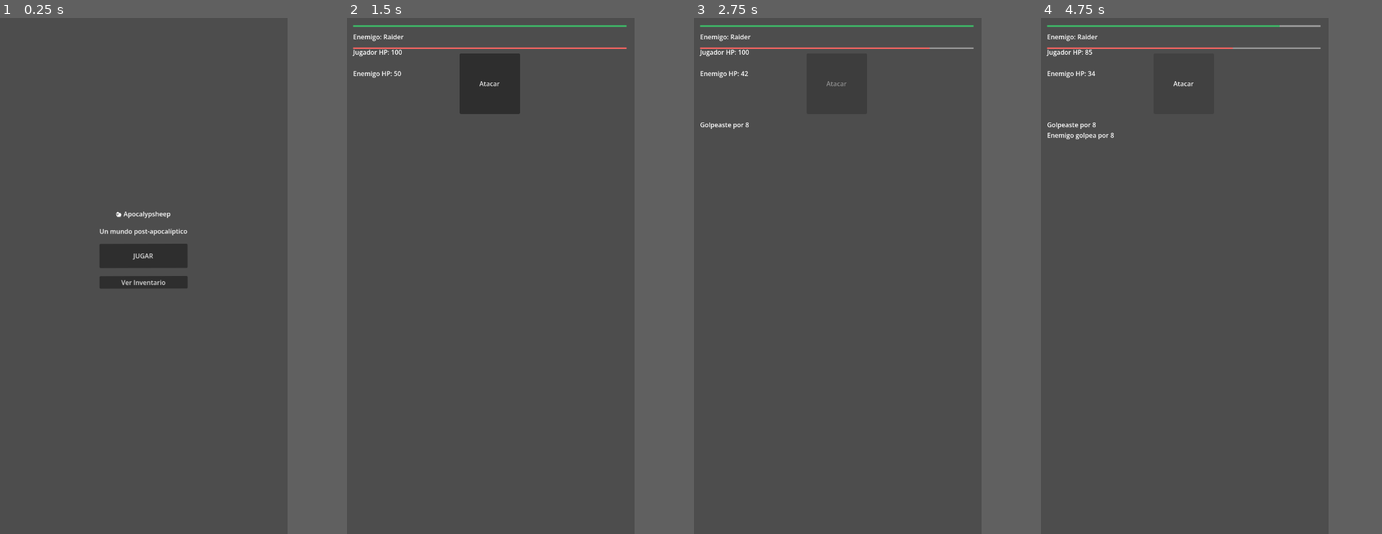
Above: before the commit, frames 1-4 (left to right).
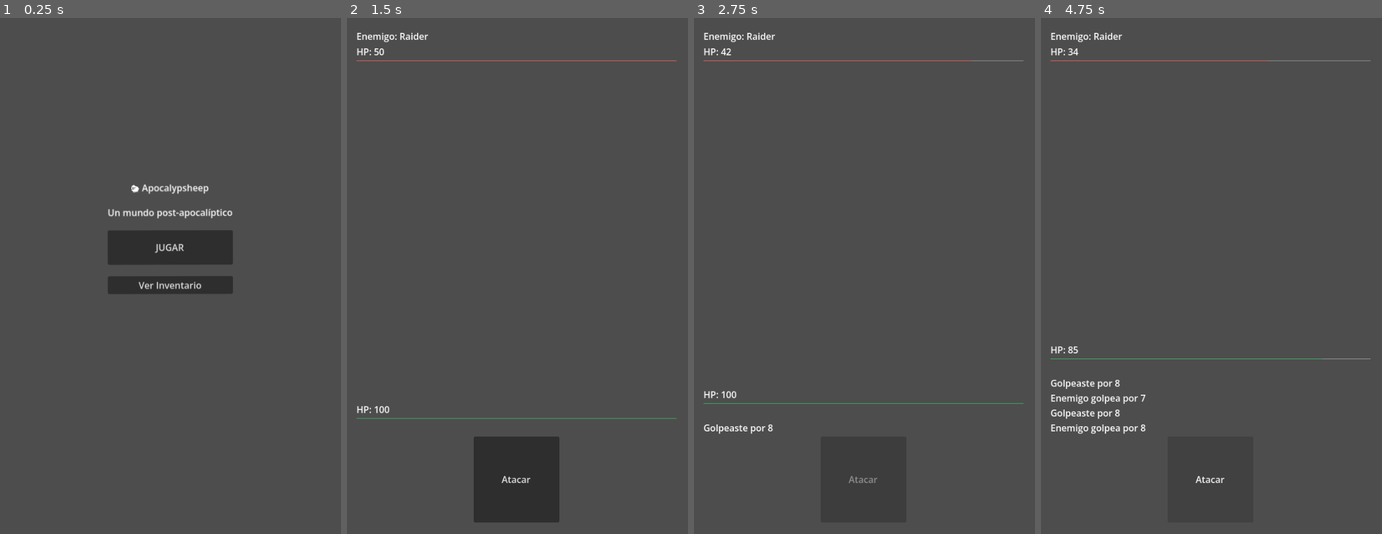
Above: after the commit, the same moments.

Repository: MirandaFrancoCBA/apocalypsheep
Game: Godot game, scene res://scenes/main_menu.tscn
Two runs of this game, one before a commit and one after it. Both use one fixed random seed, a clock stepped at 60 frames per second and the inputs below.
Inputs:
- Up to frame 1 (0.25 s): no input
- Up to frame 2 (1.5 s): click "JUGAR" at 0.5 s; click "Ciudad destruida" at 1.25 s
- Up to frame 3 (2.75 s): click "Atacar" at 2 s
- Up to frame 4 (4.75 s): tap Enter at 2.75 s; click "Atacar" at 3.5 s; tap Space at 4.25 s
In our replay, the window is 450x800 before the commit and 533x800 after it. These sizes can differ from the game's own. Grey fills any space a smaller window leaves; there, only what the larger window draws over its background counts as a difference.

The runs differ from the first frame. In frame 1, 3.2% of the frame differs, in the area x 29-69%, y 32-54%; in frame 2, 7.7%, in the area x 1-97%, y 1-98%; in frame 3, 1.6%; in frame 4, 2.3%.

Commit message:
Feat: nuevo combat_system

Diff:
--- a/project.godot
+++ b/project.godot
@@ -24,8 +24,8 @@
 
 [display]
 
-window/size/viewport_width=720
-window/size/viewport_height=1280
+window/size/viewport_width=600
+window/size/viewport_height=900
 window/stretch/mode="viewport"
 
 [physics]
--- a/scenes/combat_screen.tscn
+++ b/scenes/combat_screen.tscn
@@ -1,18 +1,18 @@
 [gd_scene format=3 uid="uid://0i2x3dwpfwj6"]
 
 [ext_resource type="Script" uid="uid://0g3li3luseua" path="res://scripts/ui/combat_screen.gd" id="1_icss1"]
+
+[sub_resource type="StyleBoxFlat" id="StyleBoxFlat_uvqtf"]
+
+[sub_resource type="StyleBoxFlat" id="StyleBoxFlat_42k13"]
+bg_color = Color(0.95323414, 0.39075476, 0.38226333, 1)
 
 [sub_resource type="StyleBoxFlat" id="StyleBoxFlat_icss1"]
 
 [sub_resource type="StyleBoxFlat" id="StyleBoxFlat_032jr"]
 bg_color = Color(0.24662805, 0.70213753, 0.40214536, 1)
 
-[sub_resource type="StyleBoxFlat" id="StyleBoxFlat_uvqtf"]
-
-[sub_resource type="StyleBoxFlat" id="StyleBoxFlat_42k13"]
-bg_color = Color(0.95323414, 0.39075476, 0.38226333, 1)
-
-[node name="CombatScreen" type="Control" unique_id=844330171]
+[node name="CombatScreen" type="Control" unique_id=844330171 node_paths=PackedStringArray("player_container", "enemy_container", "label_player_hp", "player_hp_bar", "label_enemy", "label_enemy_hp", "enemy_hp_bar", "button_attack", "label_result")]
 layout_mode = 3
 anchors_preset = 15
 anchor_right = 1.0
@@ -20,6 +20,15 @@
 grow_horizontal = 2
 grow_vertical = 2
 script = ExtResource("1_icss1")
+player_container = NodePath("MarginContainer/VBoxContainer/ArenaSection/HBoxContainer/PlayerContainer")
+enemy_container = NodePath("MarginContainer/VBoxContainer/ArenaSection/HBoxContainer/EnemyContainer")
+label_player_hp = NodePath("MarginContainer/VBoxContainer/PlayerSection/LabelPlayerHP")
+player_hp_bar = NodePath("MarginContainer/VBoxContainer/PlayerSection/PlayerHPBar")
+label_enemy = NodePath("MarginContainer/VBoxContainer/EnemySection/LabelEnemy")
+label_enemy_hp = NodePath("MarginContainer/VBoxContainer/EnemySection/LabelEnemyHP")
+enemy_hp_bar = NodePath("MarginContainer/VBoxContainer/EnemySection/EnemyHPBar")
+button_attack = NodePath("MarginContainer/VBoxContainer/PlayerSection/CenterContainer/ButtonAttack")
+label_result = NodePath("MarginContainer/VBoxContainer/PlayerSection/LabelResult")
 
 [node name="MarginContainer" type="MarginContainer" parent="." unique_id=1555668808]
 layout_mode = 1
@@ -35,27 +44,57 @@
 
 [node name="VBoxContainer" type="VBoxContainer" parent="MarginContainer" unique_id=840649750]
 layout_mode = 2
-theme_override_constants/separation = 15
+theme_override_constants/separation = 30
 
-[node name="PlayerContainer" type="Control" parent="MarginContainer/VBoxContainer" unique_id=1197238035]
+[node name="EnemySection" type="VBoxContainer" parent="MarginContainer/VBoxContainer" unique_id=1494593958]
+layout_mode = 2
+size_flags_vertical = 0
+
+[node name="LabelEnemy" type="Label" parent="MarginContainer/VBoxContainer/EnemySection" unique_id=2073394795]
 layout_mode = 2
 
-[node name="LabelPlayerHP" type="Label" parent="MarginContainer/VBoxContainer/PlayerContainer" unique_id=1411385085]
+[node name="LabelEnemyHP" type="Label" parent="MarginContainer/VBoxContainer/EnemySection" unique_id=1800026567]
+layout_mode = 2
+
+[node name="EnemyHPBar" type="ProgressBar" parent="MarginContainer/VBoxContainer/EnemySection" unique_id=1154476836]
+layout_mode = 2
+theme_override_styles/background = SubResource("StyleBoxFlat_uvqtf")
+theme_override_styles/fill = SubResource("StyleBoxFlat_42k13")
+step = 1.0
+show_percentage = false
+
+[node name="ArenaSection" type="Control" parent="MarginContainer/VBoxContainer" unique_id=1706300991]
+layout_mode = 2
+size_flags_vertical = 3
+
+[node name="HBoxContainer" type="HBoxContainer" parent="MarginContainer/VBoxContainer/ArenaSection" unique_id=1194873249]
 layout_mode = 0
-offset_top = 53.0
-offset_right = 680.0
-offset_bottom = 76.0
+offset_right = 40.0
+offset_bottom = 40.0
 
-[node name="PlayerHPBar" type="ProgressBar" parent="MarginContainer/VBoxContainer/PlayerContainer" unique_id=1577161083]
-layout_mode = 1
-anchors_preset = 14
-anchor_top = 0.5
-anchor_right = 1.0
-anchor_bottom = 0.5
-offset_top = -2.0
-offset_bottom = 2.0
-grow_horizontal = 2
-grow_vertical = 2
+[node name="PlayerContainer" type="Control" parent="MarginContainer/VBoxContainer/ArenaSection/HBoxContainer" unique_id=1197238035]
+layout_mode = 2
+size_flags_horizontal = 4
+size_flags_vertical = 4
+
+[node name="Spacer" type="HBoxContainer" parent="MarginContainer/VBoxContainer/ArenaSection/HBoxContainer" unique_id=228936247]
+layout_mode = 2
+size_flags_horizontal = 2
+
+[node name="EnemyContainer" type="Control" parent="MarginContainer/VBoxContainer/ArenaSection/HBoxContainer" unique_id=1831012932]
+layout_mode = 2
+size_flags_horizontal = 4
+size_flags_vertical = 4
+
+[node name="PlayerSection" type="VBoxContainer" parent="MarginContainer/VBoxContainer" unique_id=1467062514]
+layout_mode = 2
+size_flags_vertical = 8
+
+[node name="LabelPlayerHP" type="Label" parent="MarginContainer/VBoxContainer/PlayerSection" unique_id=1411385085]
+layout_mode = 2
+
+[node name="PlayerHPBar" type="ProgressBar" parent="MarginContainer/VBoxContainer/PlayerSection" unique_id=1577161083]
+layout_mode = 2
 theme_override_colors/font_color = Color(0.95, 0.95, 0.95, 1)
 theme_override_colors/font_outline_color = Color(0, 0, 0, 1)
 theme_override_styles/background = SubResource("StyleBoxFlat_icss1")
@@ -63,40 +102,16 @@
 step = 1.0
 show_percentage = false
 
-[node name="LabelEnemy" type="Label" parent="MarginContainer/VBoxContainer" unique_id=2073394795]
+[node name="LabelResult" type="Label" parent="MarginContainer/VBoxContainer/PlayerSection" unique_id=771717333]
 layout_mode = 2
 
-[node name="EnemyContainer" type="Control" parent="MarginContainer/VBoxContainer" unique_id=1831012932]
+[node name="CenterContainer" type="CenterContainer" parent="MarginContainer/VBoxContainer/PlayerSection" unique_id=1536895560]
 layout_mode = 2
 
-[node name="LabelEnemyHP" type="Label" parent="MarginContainer/VBoxContainer/EnemyContainer" unique_id=1800026567]
-layout_mode = 0
-offset_top = 53.0
-offset_right = 680.0
-offset_bottom = 76.0
-
-[node name="EnemyHPBar" type="ProgressBar" parent="MarginContainer/VBoxContainer/EnemyContainer" unique_id=1154476836]
-layout_mode = 1
-anchors_preset = 14
-anchor_top = 0.5
-anchor_right = 1.0
-anchor_bottom = 0.5
-offset_top = -0.5
-offset_bottom = 3.5
-grow_horizontal = 2
-grow_vertical = 2
-theme_override_styles/background = SubResource("StyleBoxFlat_uvqtf")
-theme_override_styles/fill = SubResource("StyleBoxFlat_42k13")
-step = 1.0
-show_percentage = false
-
-[node name="ButtonAttack" type="Button" parent="MarginContainer/VBoxContainer" unique_id=1997688783]
+[node name="ButtonAttack" type="Button" parent="MarginContainer/VBoxContainer/PlayerSection/CenterContainer" unique_id=1997688783]
 custom_minimum_size = Vector2(150, 150)
 layout_mode = 2
 size_flags_horizontal = 4
 text = "Atacar"
 
-[node name="LabelResult" type="Label" parent="MarginContainer/VBoxContainer" unique_id=771717333]
-layout_mode = 2
-
-[connection signal="pressed" from="MarginContainer/VBoxContainer/ButtonAttack" to="." method="_on_button_attack_pressed"]
+[connection signal="pressed" from="MarginContainer/VBoxContainer/PlayerSection/CenterContainer/ButtonAttack" to="." method="_on_button_attack_pressed"]
--- a/scripts/core/combat_system.gd
+++ b/scripts/core/combat_system.gd
@@ -1,5 +1,5 @@
+# scripts/core/combat_system.gd
 extends Node
-
 class_name CombatSystem
 
 var rng = RandomNumberGenerator.new()
@@ -10,6 +10,9 @@
 func _init():
 	rng.randomize()
 
+# ─────────────────────────────────────────
+# PLAYER ATTACK
+# ─────────────────────────────────────────
 func player_attack(player: Player, enemy: Enemy) -> Dictionary:
 	var variation = int(player.damage * 0.2)
 	var damage = player.damage + rng.randi_range(-variation, variation)
@@ -20,7 +23,7 @@
 	if is_crit:
 		damage = int(damage * CRIT_MULTIPLIER)
 
-	enemy.hp -= damage
+	enemy.take_damage(damage)
 
 	if is_crit:
 		print("Jugador pega:", damage, "💥 CRIT!")
@@ -32,6 +35,9 @@
 		"is_crit": is_crit
 	}
 
+# ─────────────────────────────────────────
+# ENEMY ATTACK
+# ─────────────────────────────────────────
 func enemy_attack(player: Player, enemy: Enemy) -> Dictionary:
 	var variation = int(enemy.damage * 0.2)
 	var damage = enemy.damage + rng.randi_range(-variation, variation)
@@ -42,7 +48,7 @@
 	if is_crit:
 		damage = int(damage * CRIT_MULTIPLIER)
 
-	player.hp -= damage
+	player.take_damage(damage)
 
 	if is_crit:
 		print("Enemigo pega:", damage, "💥 CRIT!")
@@ -54,5 +60,8 @@
 		"is_crit": is_crit
 	}
 
+# ─────────────────────────────────────────
+# CRÍTICO
+# ─────────────────────────────────────────
 func _is_critical() -> bool:
 	return rng.randi_range(1, 100) <= CRIT_CHANCE
--- a/scripts/core/enemy.gd
+++ b/scripts/core/enemy.gd
@@ -1,18 +1,40 @@
 # scripts/core/enemy.gd
 extends Resource
-
 class_name Enemy
 
-var id: String
-var name: String
-var hp: int
-var damage: int
+var id: String = ""
+var name: String = "Enemy"
 
+var hp: int = 1
+var max_hp: int = 1
+var damage: int = 1
 
-func from_dict(data: Dictionary) -> Enemy:
-    var e = Enemy.new()
-    e.id = data.get("id", "")
-    e.name = data.get("name", "Enemy")
-    e.hp = data.get("hp", 10)
-    e.damage = data.get("damage", 1)
-    return e
+# ─────────────────────────────────────────
+# FACTORY
+# ─────────────────────────────────────────
+static func from_dict(data: Dictionary) -> Enemy:
+	var e = Enemy.new()
+
+	e.id     = data.get("id", "")
+	e.name   = data.get("name", "Enemy")
+
+	e.hp     = data.get("hp", 10)
+	e.max_hp = e.hp   # 🔥 clave para barras
+
+	e.damage = data.get("damage", 1)
+
+	return e
+
+# ─────────────────────────────────────────
+# UTILIDADES
+# ─────────────────────────────────────────
+func take_damage(amount: int) -> void:
+	hp = max(hp - amount, 0)
+
+func is_alive() -> bool:
+	return hp > 0
+
+func debug_string() -> String:
+	return "[Enemy] %s HP: %s/%s | DMG: %s" % [
+		name, hp, max_hp, damage
+	]
--- a/scripts/core/player.gd
+++ b/scripts/core/player.gd
@@ -1,23 +1,65 @@
 # scripts/core/player.gd
 extends Resource
-
 class_name Player
 
-var hp: int
-var damage: int
+# ─────────────────────────────────────────
+# STATS BASE
+# ─────────────────────────────────────────
+var hp: int = 1
+var max_hp: int = 1
+var damage: int = 1
 
+# ─────────────────────────────────────────
+# META
+# ─────────────────────────────────────────
+var level: int = 1
+var xp: int = 0
+
+# ─────────────────────────────────────────
+# EQUIPO
+# ─────────────────────────────────────────
+var equipped_weapon: Dictionary = {}  # ⚠️ nunca null
+
+# ─────────────────────────────────────────
+# FACTORY
+# ─────────────────────────────────────────
 static func from_game_manager() -> Player:
 	var data = GameManager.get_player_data()
 
 	var p = Player.new()
-	p.hp = data["hp"]
 
-	var base_damage = data["damage"]
-	var weapon = GameManager.get_equipped_weapon()
+	# 🧠 stats base
+	p.hp     = data.get("hp", 1)
+	p.max_hp = data.get("max_hp", p.hp)
+	p.damage = data.get("damage", 1)
 
+	# 📈 meta
+	p.level  = data.get("level", 1)
+	p.xp     = data.get("xp", 0)
+
+	# 🗡️ equipo (evita null)
+	var weapon = data.get("equipped_weapon")
 	if weapon != null:
-		base_damage += weapon.get("damage", 0)
-
-	p.damage = base_damage
+		p.equipped_weapon = weapon
+		p.damage += weapon.get("damage", 0)
+	else:
+		p.equipped_weapon = {}
 
 	return p
+
+# ─────────────────────────────────────────
+# UTILIDADES
+# ─────────────────────────────────────────
+func take_damage(amount: int) -> void:
+	hp = max(hp - amount, 0)
+
+func heal(amount: int) -> void:
+	hp = min(hp + amount, max_hp)
+
+func is_alive() -> bool:
+	return hp > 0
+
+func debug_string() -> String:
+	return "[Player] HP: %s/%s | DMG: %s | LVL: %s" % [
+		hp, max_hp, damage, level
+	]
--- a/scripts/ui/combat_screen.gd
+++ b/scripts/ui/combat_screen.gd
@@ -1,31 +1,64 @@
-# scripts/ui/combat_screen.gd
 extends Control
 
-@onready var label_enemy      = $MarginContainer/VBoxContainer/LabelEnemy
-@onready var label_enemy_hp   = $MarginContainer/VBoxContainer/EnemyContainer/LabelEnemyHP
-@onready var label_player_hp  = $MarginContainer/VBoxContainer/PlayerContainer/LabelPlayerHP
-@onready var button_attack    = $MarginContainer/VBoxContainer/ButtonAttack
-@onready var label_result     = $MarginContainer/VBoxContainer/LabelResult
-@onready var player_container = $MarginContainer/VBoxContainer/PlayerContainer
-@onready var enemy_container  = $MarginContainer/VBoxContainer/EnemyContainer
-@onready var player_hp_bar = $MarginContainer/VBoxContainer/PlayerContainer/PlayerHPBar
-@onready var enemy_hp_bar  = $MarginContainer/VBoxContainer/EnemyContainer/EnemyHPBar
-
-var player
-var enemy
-var combat_finished = false
-
-var combat_system = CombatSystem.new()
-
+# ─────────────────────────────────────────
+# EXPORTS (asignás desde el editor)
+# ─────────────────────────────────────────
+@export var player_container: Control
+@export var enemy_container: Control
+
+@export var label_player_hp: Label
+@export var player_hp_bar: ProgressBar
+
+@export var label_enemy: Label
+@export var label_enemy_hp: Label
+@export var enemy_hp_bar: ProgressBar
+
+@export var button_attack: Button
+@export var label_result: Label
+
+# ─────────────────────────────────────────
+# ESTADO
+# ─────────────────────────────────────────
+var player: Player
+var enemy: Enemy
+var combat_finished := false
+
+var combat_system := CombatSystem.new()
+
+# ─────────────────────────────────────────
+# READY
+# ─────────────────────────────────────────
 func _ready() -> void:
 	print("[Combat] Iniciado")
+
+	_validate_nodes()
 	_setup_combat()
 
+# ─────────────────────────────────────────
+# VALIDACIÓN (anti errores silenciosos)
+# ─────────────────────────────────────────
+func _validate_nodes() -> void:
+	var nodes = [
+		player_container, enemy_container,
+		label_player_hp, player_hp_bar,
+		label_enemy, label_enemy_hp, enemy_hp_bar,
+		button_attack, label_result
+	]
+
+	for n in nodes:
+		if n == null:
+			push_error("[CombatScreen] Nodo no asignado en inspector")
+
+# ─────────────────────────────────────────
+# SETUP
+# ─────────────────────────────────────────
 func _setup_combat() -> void:
 	player = Player.from_game_manager()
 	enemy = _generate_enemy()
+
+	# HP Bars
 	player_hp_bar.min_value = 0
-	player_hp_bar.max_value = player.hp
+	player_hp_bar.max_value = player.max_hp
 	player_hp_bar.value = player.hp
 
 	enemy_hp_bar.min_value = 0
@@ -33,11 +66,144 @@
 	enemy_hp_bar.value = enemy.hp
 
 	label_enemy.text = "Enemigo: " + enemy.name
+
 	_update_ui()
 
-func _generate_enemy():
+# ─────────────────────────────────────────
+# UI
+# ─────────────────────────────────────────
+func _update_ui() -> void:
+	player.hp = max(player.hp, 0)
+	enemy.hp = max(enemy.hp, 0)
+
+	label_player_hp.text = "HP: " + str(player.hp)
+	label_enemy_hp.text  = "HP: " + str(enemy.hp)
+
+	player_hp_bar.value = player.hp
+	enemy_hp_bar.value  = enemy.hp
+
+# ─────────────────────────────────────────
+# INPUT
+# ─────────────────────────────────────────
+func _on_button_attack_pressed() -> void:
+	if combat_finished:
+		return
+
+	button_attack.disabled = true
+
+	await _player_turn()
+
+	if not enemy.is_alive():
+		_end_combat("victory")
+		return
+
+	await get_tree().create_timer(0.6).timeout
+
+	await _enemy_turn()
+
+	if player.hp <= 0:
+		_end_combat("defeat")
+		return
+
+	button_attack.disabled = false
+
+# ─────────────────────────────────────────
+# TURNOS (Clean separation)
+# ─────────────────────────────────────────
+func _player_turn() -> void:
+	var result = combat_system.player_attack(player, enemy)
+
+	await _flash(enemy_container, Color.RED)
+	await _shake(enemy_container)
+
+	if result["is_crit"]:
+		await _flash(enemy_container, Color.YELLOW)
+
+	_set_result_text(result, true)
+
+	_update_ui()
+
+func _enemy_turn() -> void:
+	var result = combat_system.enemy_attack(player, enemy)
+
+	await _flash(player_container, Color.RED)
+	await _shake(player_container)
+
+	if result["is_crit"]:
+		await _flash(player_container, Color.YELLOW)
+
+	_set_result_text(result, false)
+
+	_update_ui()
+
+# ─────────────────────────────────────────
+# TEXTO RESULTADO
+# ─────────────────────────────────────────
+func _set_result_text(result: Dictionary, is_player: bool) -> void:
+	var text := ""
+
+	if is_player:
+		text = "Golpeaste por " + str(result["damage"])
+		if result["is_crit"]:
+			text = "💥 CRÍTICO! " + str(result["damage"])
+	else:
+		text = "Enemigo golpea por " + str(result["damage"])
+		if result["is_crit"]:
+			text = "⚠️ CRÍTICO enemigo! " + str(result["damage"])
+
+	label_result.text += "\n" + text
+
+# ─────────────────────────────────────────
+# FIN DE COMBATE
+# ─────────────────────────────────────────
+func _end_combat(result: String) -> void:
+	combat_finished = true
+	button_attack.disabled = true
+
+	GameManager.set_combat_result(result)
+
+	if result == "victory":
+		_handle_victory()
+
+	label_result.text += "\nResultado: " + result
+
+	print("[Combat] Resultado:", result)
+
+	await get_tree().create_timer(1.5).timeout
+	SceneManager.go_to_result()
+
+# ─────────────────────────────────────────
+# VICTORIA
+# ─────────────────────────────────────────
+func _handle_victory() -> void:
+	var xp_gained = 20
+	GameManager.add_xp(xp_gained)
+	print("[XP] Ganaste:", xp_gained)
+
+	var loot = _generate_loot()
+
+	if loot != null:
+		GameManager.add_item_to_inventory({
+			"id": loot.id,
+			"name": loot.name,
+			"type": loot.type,
+			"damage": loot.damage,
+			"heal": loot.heal,
+			"rarity": loot.rarity
+		})
+
+		print("[Loot] Ganaste:", loot.name)
+
+# ─────────────────────────────────────────
+# DATA
+# ─────────────────────────────────────────
+func _generate_enemy() -> Enemy:
 	var zone = GameManager.get_selected_zone()
 	var enemies_ids = zone.get("enemies", [])
+
+	if enemies_ids.is_empty():
+		push_error("Zona sin enemigos")
+		return Enemy.new()
 
 	var random_id = enemies_ids.pick_random()
 
@@ -50,104 +216,6 @@
 
 	return Enemy.new()
 
-func _update_ui() -> void:
-	label_player_hp.text = "Jugador HP: " + str(player.hp)
-	label_enemy_hp.text  = "Enemigo HP: " + str(enemy.hp)
-
-	player.hp = max(player.hp, 0)
-	enemy.hp = max(enemy.hp, 0)
-
-	player_hp_bar.value = player.hp
-	enemy_hp_bar.value = enemy.hp
-
-func _on_button_attack_pressed() -> void:
-	if combat_finished:
-		return
-
-	button_attack.disabled = true
-
-	# 🗡️ jugador ataca
-	var result = combat_system.player_attack(player, enemy)
-
-	await _flash(enemy_container, Color.RED)
-	await _shake(enemy_container)
-
-	if result["is_crit"]:
-		await _flash(enemy_container, Color.YELLOW)
-
-	var text = "Golpeaste por " + str(result["damage"])
-
-	if result["is_crit"]:
-		text = "💥 CRÍTICO! " + str(result["damage"])
-
-	label_result.text = text
-
-	_update_ui()
-
-	if enemy.hp <= 0:
-		_end_combat("victory")
-		return
-
-	await get_tree().create_timer(0.6).timeout
-
-	# 👾 enemigo ataca
-	result = combat_system.enemy_attack(player, enemy)
-
-	await _flash(player_container, Color.RED)
-	await _shake(player_container)
-
-	if result["is_crit"]:
-		await _flash(player_container, Color.YELLOW)
-
-	var enemy_text = "Enemigo golpea por " + str(result["damage"])
-
-	if result["is_crit"]:
-		enemy_text = "⚠️ CRÍTICO enemigo! " + str(result["damage"])
-
-	label_result.text += "\n" + enemy_text
-
-	_update_ui()
-
-	if player.hp <= 0:
-		_end_combat("defeat")
-		return
-
-	button_attack.disabled = false
-
-func _end_combat(result: String) -> void:
-	combat_finished = true
-
-	GameManager.set_combat_result(result)
-
-	if result == "victory":
-		var loot = _generate_loot()
-
-		var xp_gained = 20
-		GameManager.add_xp(xp_gained)
-
-		print("[XP] Ganaste:", xp_gained)
-
-		if loot != null:
-			GameManager.add_item_to_inventory({
-				"id": loot.id,
-				"name": loot.name,
-				"type": loot.type,
-				"damage": loot.damage,
-				"heal": loot.heal,
-				"rarity": loot.rarity
-			})
-
-			print("[Loot] Ganaste:", loot.name)
-
-	label_result.text = "Resultado: " + result
-
-	button_attack.disabled = true
-
-	print("[Combat] Resultado:", result)
-
-	await get_tree().create_timer(1.5).timeout
-	SceneManager.go_to_result()
-
 func _generate_loot():
 	var file = FileAccess.open("res://data/items.json", FileAccess.READ)
 
@@ -161,16 +229,15 @@
 		push_error("Items vacíos")
 		return null
 
-	var random_item_data = data.pick_random()
-	return Item.from_dict(random_item_data)
-
+	return Item.from_dict(data.pick_random())
+
+# ─────────────────────────────────────────
+# FX
+# ─────────────────────────────────────────
 func _flash(node: Control, color: Color) -> void:
 	var original = node.modulate
-
 	node.modulate = color
-
 	await get_tree().create_timer(0.1).timeout
-
 	node.modulate = original
 
 func _shake(node: Control) -> void:
@@ -179,7 +246,6 @@
 	for i in range(5):
 		node.position.x += randi_range(-5, 5)
 		node.position.y += randi_range(-5, 5)
-
 		await get_tree().create_timer(0.02).timeout
 
 	node.position = original_pos
